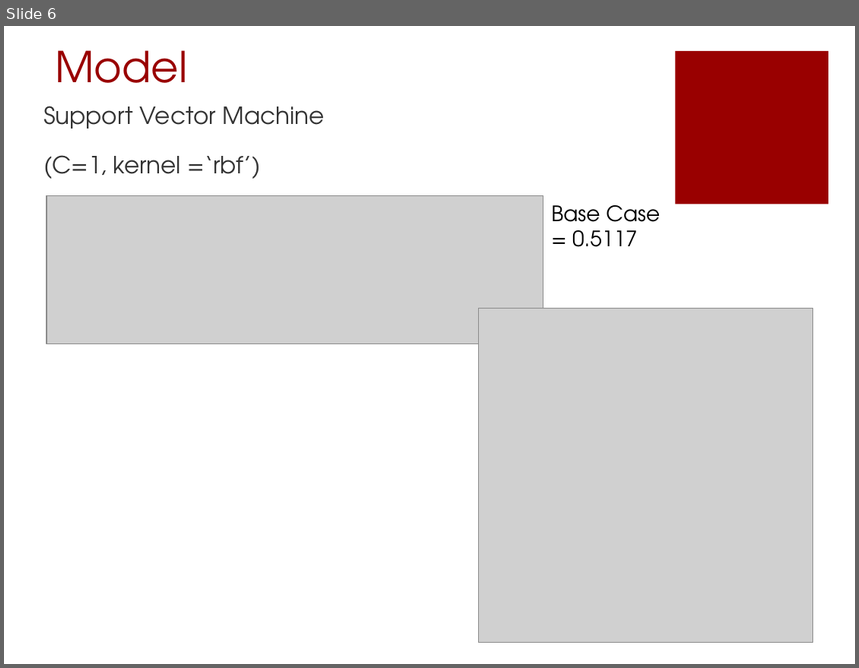
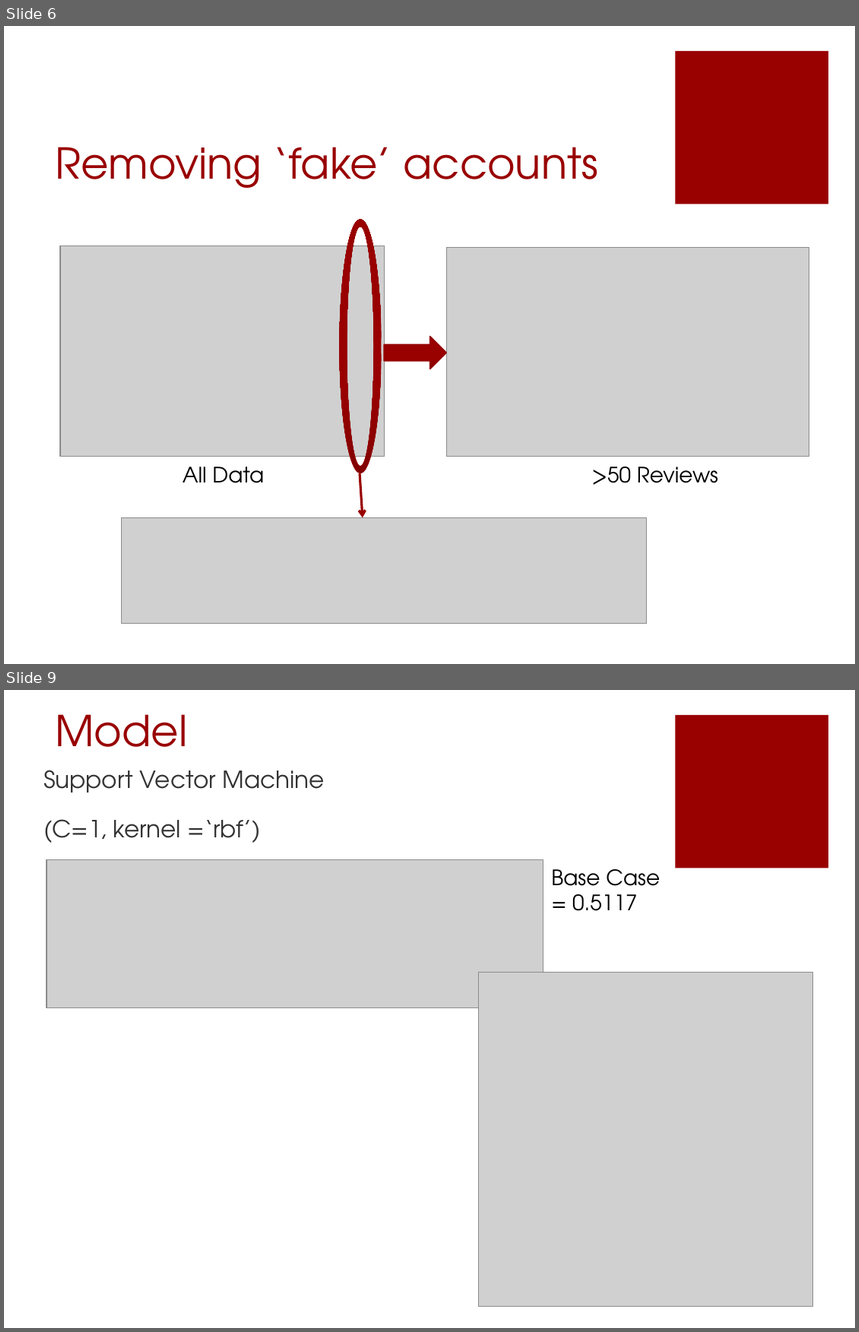
Before and after one commit to chc610/DAT_SF_18, a slide deck: final_project/Yelp_final.pptx. Shown one above the other, each under a label of ours: slide 6 before the commit, slides 6 and 9 after it; the slides between them are not shown. The pictures are 859x668 and 859x1332 pixels, drawn with LibreOffice and Linux fonts; fonts in the diff are those of the drawing; grey boxes stand for pictures. Boxes give left, top, right and bottom in pixels: in the first picture for what was removed or moved away, otherwise in the second. Text is boxed around its words. In the diff, an @@ line names an element or a change of style, - is before the commit and + after.

```diff
--- a/final_project/Yelp_final.pptx
+++ b/final_project/Yelp_final.pptx
@@ slide 6 added at <box>4,26,855,664</box>, background #FFFFFF; not listed: 1 template element that a slide beside it also shows @@
@@ title added at <box>55,147,598,188</box>, 36 pt, text #990000 @@
+Removing ‘fake’ accounts
@@ donut added at <box>339,219,381,474</box>, fill gradient #830000 to #990000, outline #990000 0.25 pt @@
@@ picture added at <box>60,246,385,456</box> @@
@@ picture added at <box>446,247,810,456</box> @@
@@ right arrow added at <box>385,337,446,369</box>, fill gradient #830000 to #990000, outline #960000 1 pt @@
@@ text added at <box>183,467,264,484</box>, 18 pt, text #000000 @@
+All Data
@@ arrow added from (360, 474) to (363, 518), #990000 2 pt @@
@@ text added at <box>592,467,718,485</box>, 18 pt, text #000000 @@
+>50 Reviews
@@ picture added at <box>122,518,647,623</box> @@
@@ what was slide 6 is now slide 9 @@
```
Also in this commit, not shown: 5 slides changed, 2 other slides added, 1 other file.
